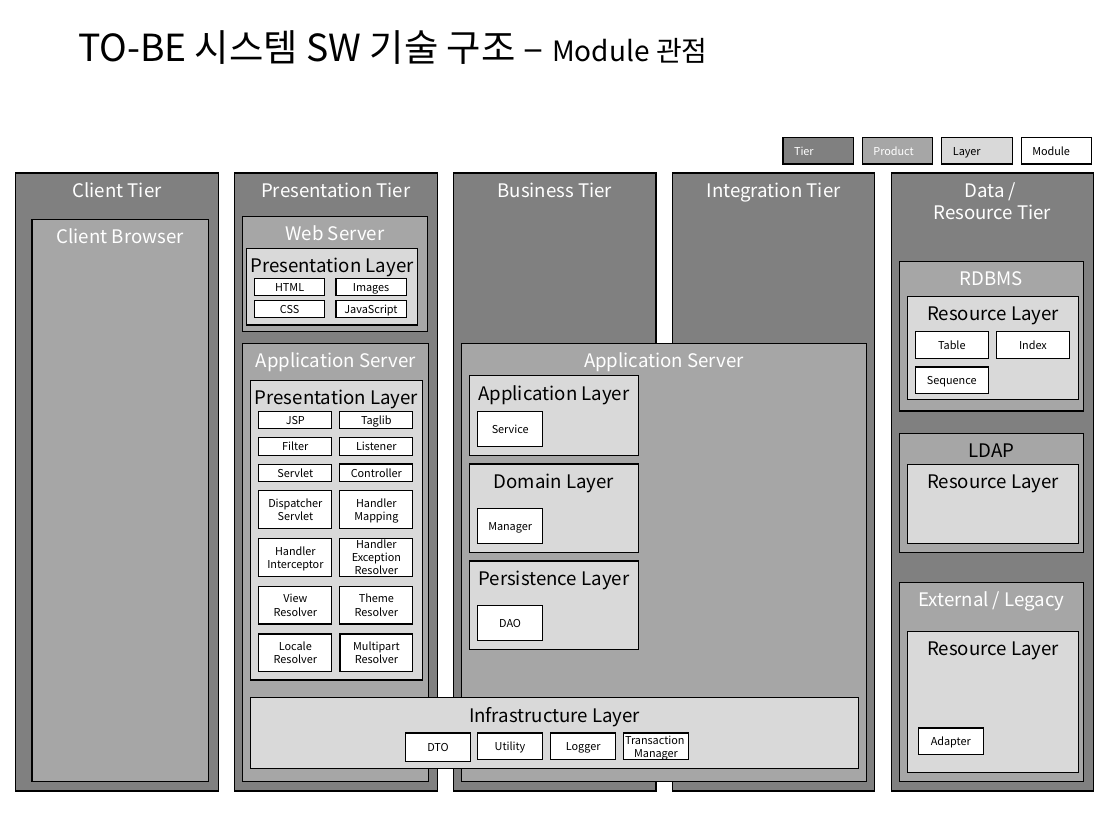
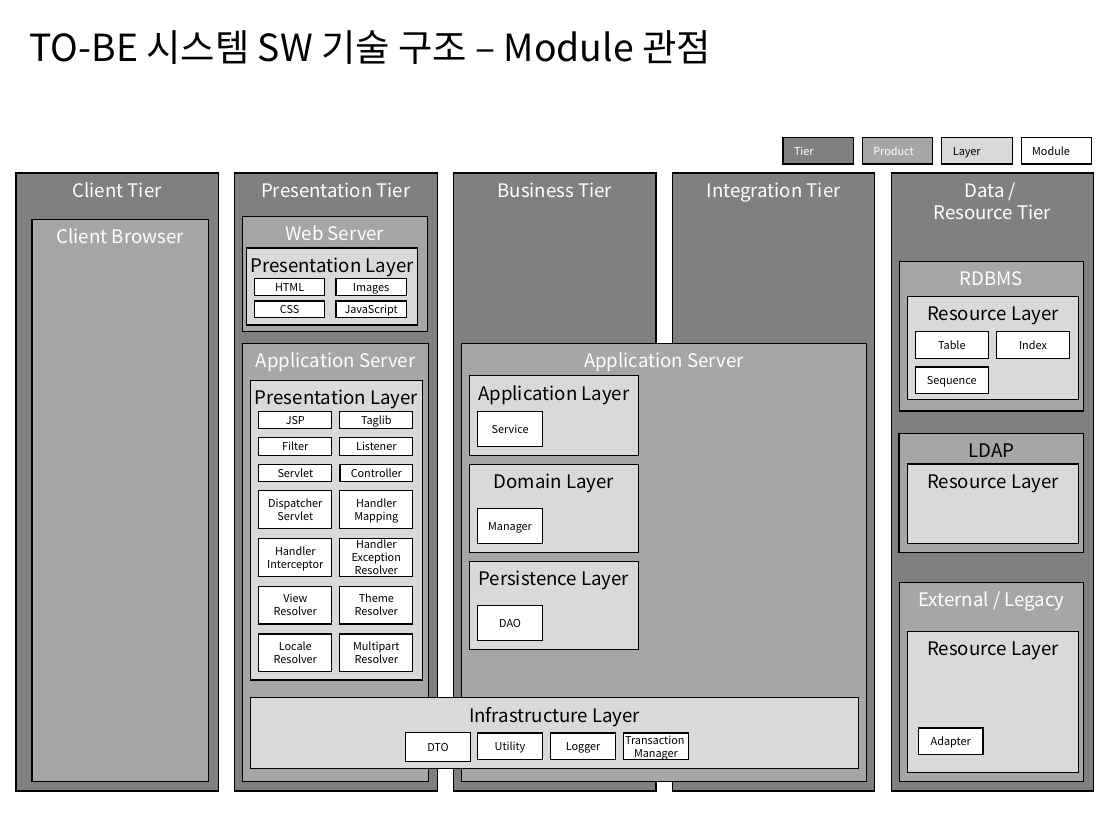
Before and after one commit to kwbaek/codelabor, a slide deck: slide 1 of documentation/0 architecture/design/TO-BE 시스템 SW 기술 구조 (Module 구조) (JSP).pptx. Drawn at 1120x840 pixels with LibreOffice and Linux fonts; fonts in the diff are those of the drawing. Boxes give left, top, right and bottom in pixels: in the first picture for what was removed or moved away, otherwise in the second. Text is boxed around its words. In the diff, an @@ line names an element or a change of style, - is before the commit and + after.

```diff
--- a/documentation/0 architecture/design/TO-BE 시스템 SW 기술 구조 (Module 구조) (JSP).pptx
+++ b/documentation/0 architecture/design/TO-BE 시스템 SW 기술 구조 (Module 구조) (JSP).pptx
@@ text "TO-BE 시스템 SW 기술 구조 ..." moved from (x1=78, y1=30, x2=708, y2=64) to (x1=30, y1=30, x2=711, y2=64) @@
@@ text "TO-BE 시스템 SW 기술 구조 ..." at (x1=30, y1=30, x2=711, y2=64): size 18 to 24 pt in "Module 관점" @@
```
Also in this commit, not shown: 4 other files.
